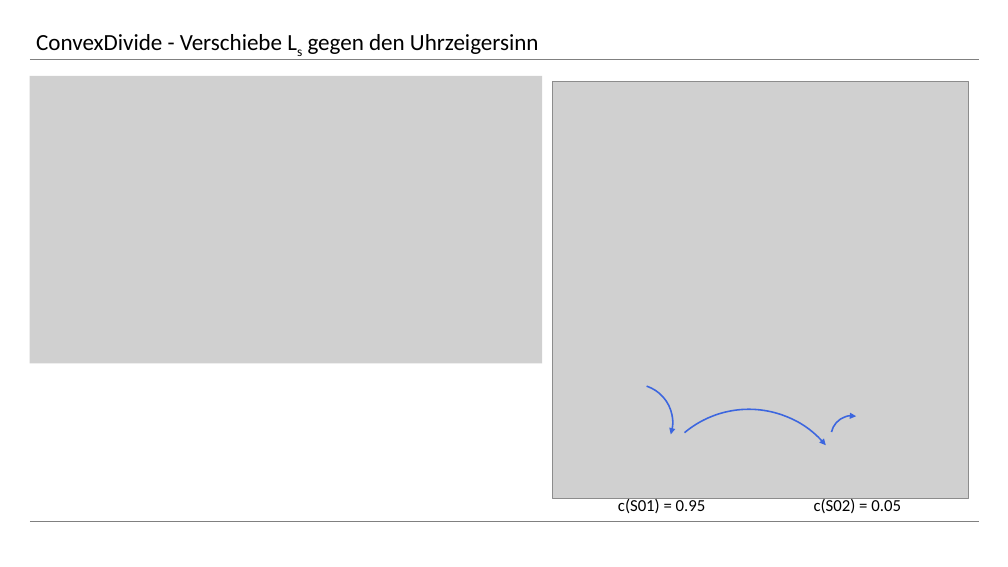
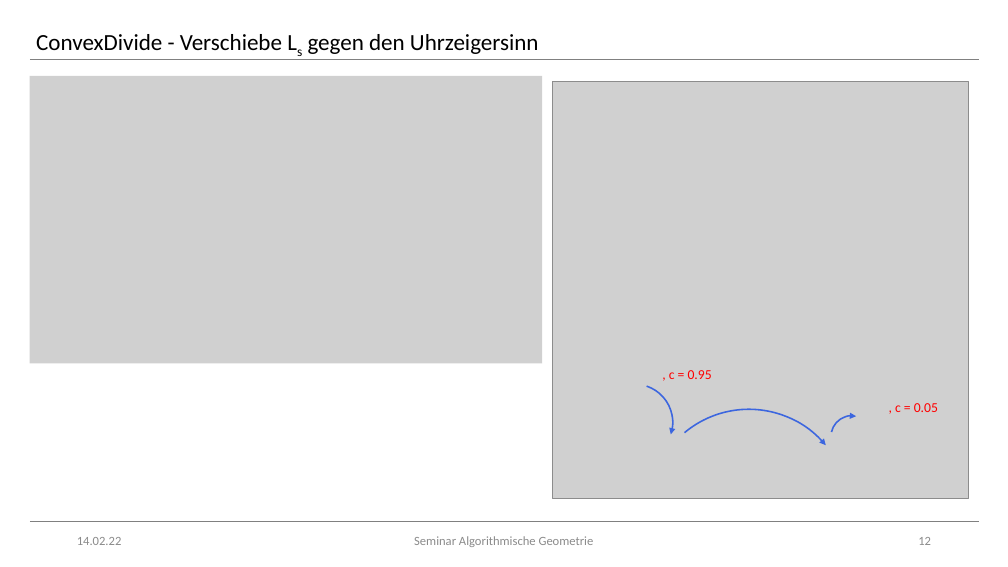
Before and after one commit to rhoentier/Algorithmische-Geometrie, a slide deck: slide 12 of Präsentation/Präsentation.pptx. Drawn at 1008x567 pixels with LibreOffice and Linux fonts; fonts in the diff are those of the drawing; grey boxes stand for pictures. Boxes give left, top, right and bottom in pixels: in the first picture for what was removed or moved away, otherwise in the second. Text is boxed around its words. In the diff, an @@ line names an element or a change of style, - is before the commit and + after.

```diff
--- a/Präsentation/Präsentation.pptx
+++ b/Präsentation/Präsentation.pptx
@@ text at [669,370,712,379]: text changed; size 16 to 13 pt; text colour #000000 to #FF0000 @@
-c(S01) = 0.95
+, c = 0.95
@@ text at [895,403,938,412]: text changed; size 16 to 13 pt; text colour #000000 to #FF0000 @@
-c(S02) = 0.05
+, c = 0.05
@@ text added at [77,537,122,545], 12 pt, text #8C8C8C @@
+14.02.22
@@ text added at [414,536,594,547], 12 pt, text #8C8C8C @@
+Seminar Algorithmische Geometrie
@@ page number added at [918,537,931,545], 12 pt, text #8C8C8C @@
+12
```
Also in this commit, not shown: 12 other slides changed, 3 slides added, 2 slides removed.
